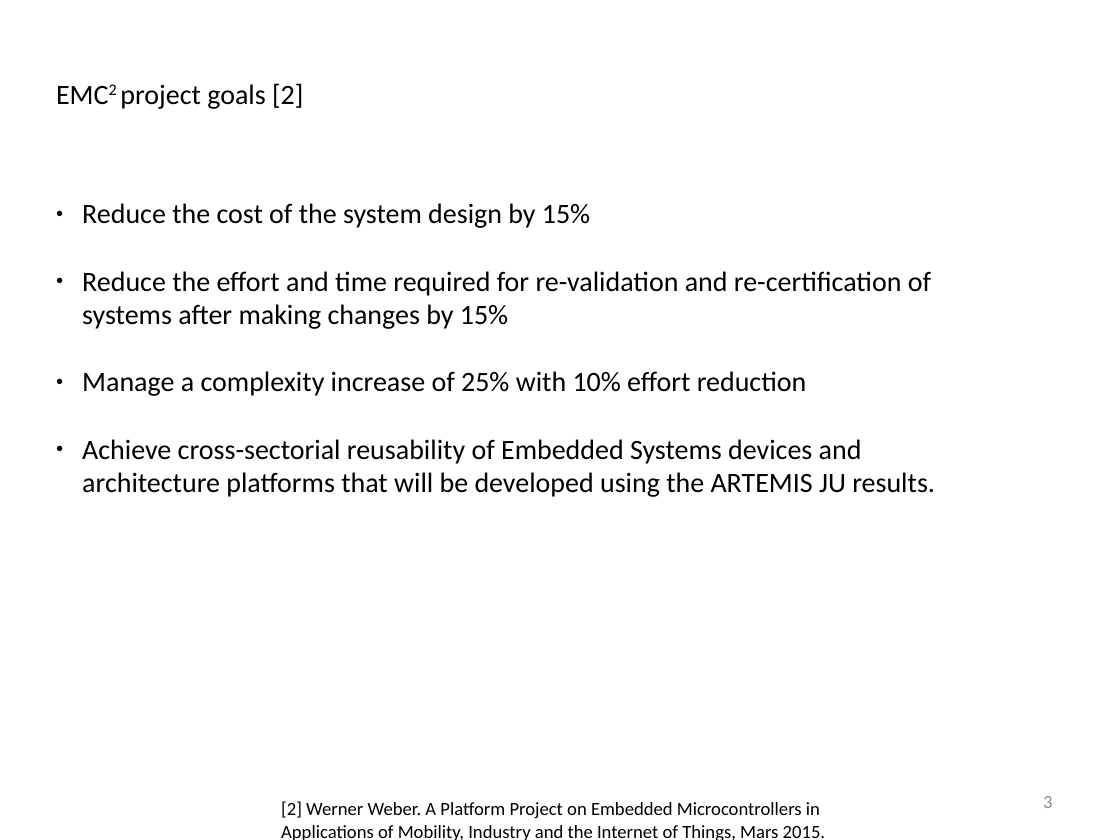
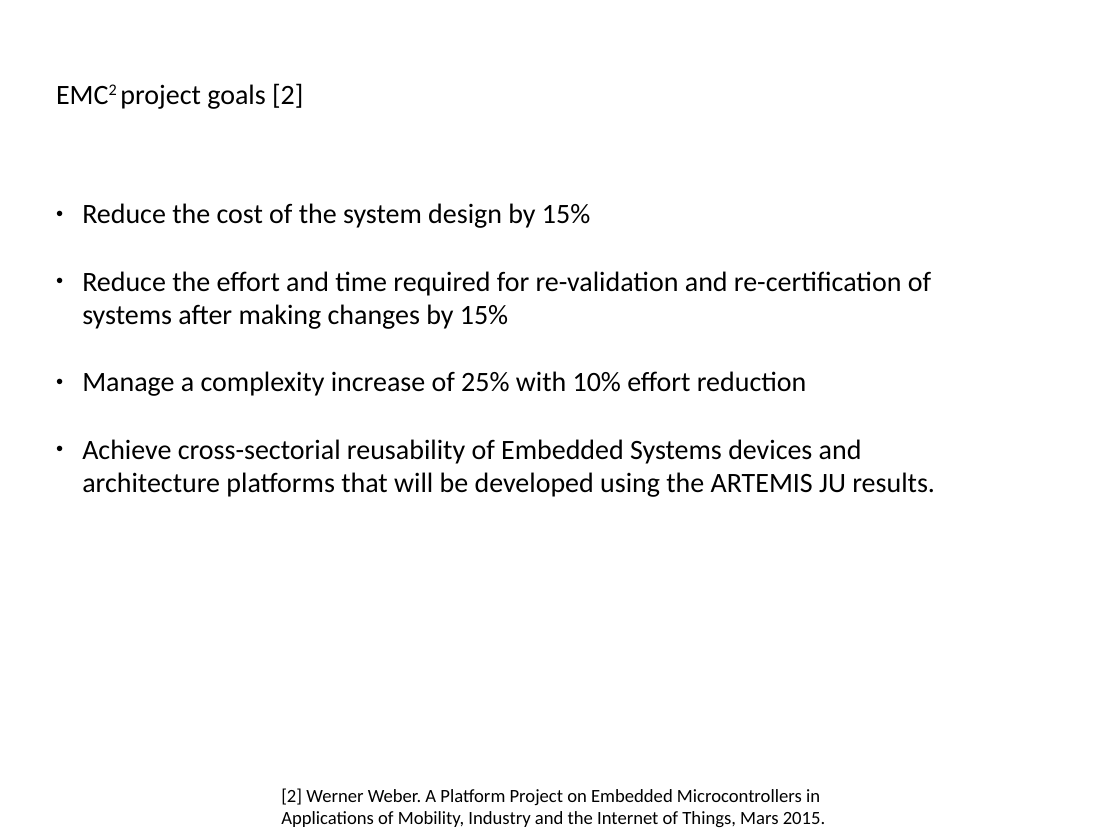
Before and after one commit to afcmrp/exjobb, a slide deck: slide 3 of Admin/presentation_20170317.odp. Drawn at 1120x840 pixels with LibreOffice and Linux fonts; fonts in the diff are those of the drawing; background and template pictures are left out. Boxes give left, top, right and bottom in pixels: in the first picture for what was removed or moved away, otherwise in the second. Text is boxed around its words. In the diff, an @@ line names an element or a change of style, - is before the commit and + after.

```diff
--- a/Admin/presentation_20170317.odp
+++ b/Admin/presentation_20170317.odp
@@ text "[2] Werner Weber. A Platform ...": place and size @@
-text "[2] Werner Weber. A Platform ..." at [281, 801, 825, 840]
+text "[2] Werner Weber. A Platform ..." at [281, 788, 825, 828]
@@ page number removed at [1043, 796, 1052, 808] @@
-3
```
Also in this commit, not shown: 13 other slides changed, 1 slide added.
